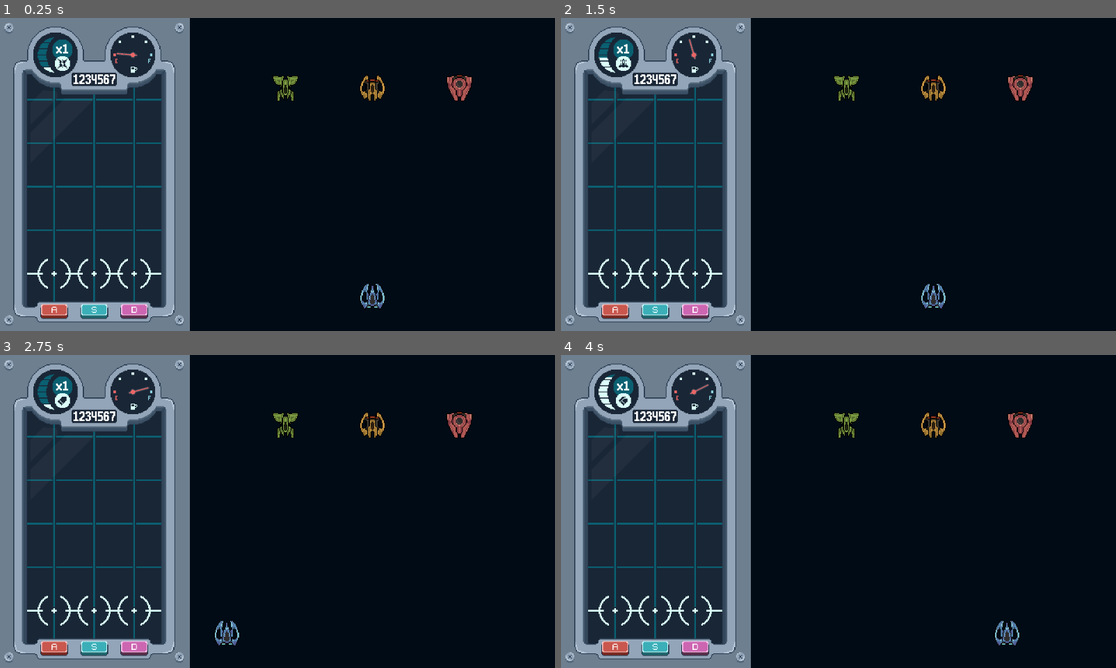
Above: before the commit, frames 1-4 (two rows, left to right).
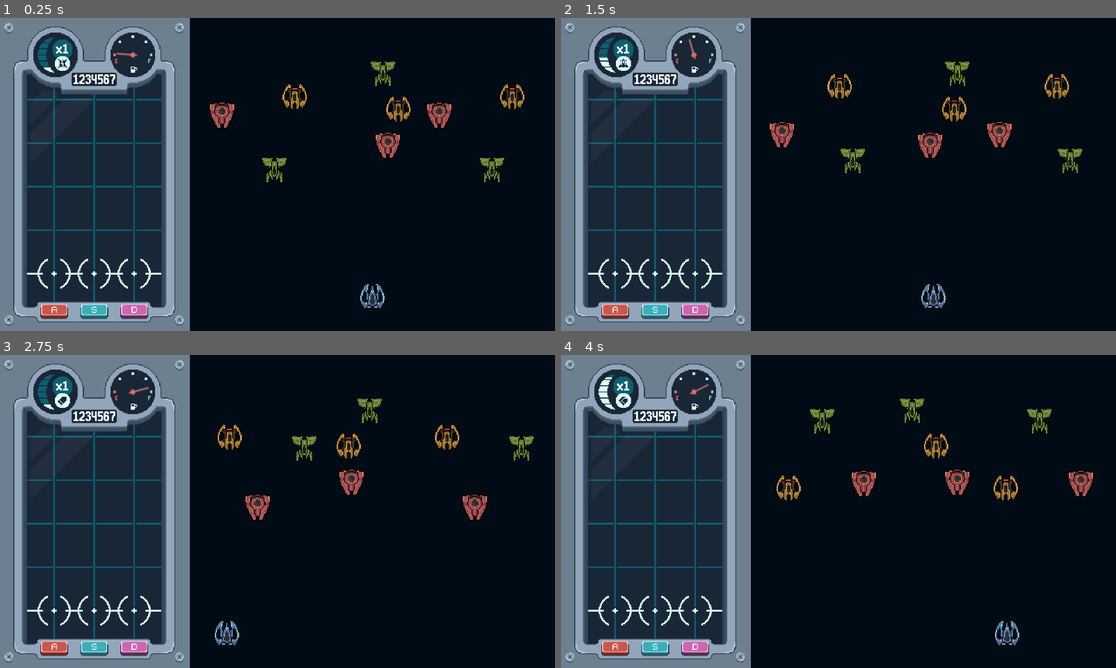
Above: after the commit, the same moments.

Repository: diego-acevedo/grabeaty
Game: Godot game, scene res://scenes/main.tscn
Same seed, same stepped clock (60 frames per second), same inputs: the game is played once before the commit and once after it.
Inputs:
- Up to frame 1 (0.25 s): no input
- Up to frame 2 (1.5 s): tap Enter (Pause) at 0.5 s; hold Right (move_right) 0.53-1.25 s; click "RESUME" at 1.25 s
- Up to frame 3 (2.75 s): hold Left (move_left) from 2.03 s (still down)
- Up to frame 4 (4 s): release Left (move_left) at 2.78 s; hold Right (move_right) from 2.78 s (still down)

The runs differ from the first frame. In frame 1, 2.3% of the frame differs, in the area x 37-95%, y 13-53%; in frame 2, 2.3%; in frame 3, 2.3%; in frame 4, 2.4%, in the area x 38-96%, y 13-47%.

Commit message:
feat: add movement patterns for enemies

Diff:
--- /dev/null
+++ b/scenes/shooter/characters/enemies/patterns/circle.tscn
@@ -0,0 +1,6 @@
+[gd_scene load_steps=2 format=3 uid="uid://rf5js4ermp4"]
+
+[ext_resource type="Script" path="res://scripts/shooter/characters/patterns/circle.gd" id="1_crp45"]
+
+[node name="Circle" type="Node2D"]
+script = ExtResource("1_crp45")
--- /dev/null
+++ b/scenes/shooter/characters/enemies/patterns/linear.tscn
@@ -0,0 +1,7 @@
+[gd_scene load_steps=2 format=3 uid="uid://1fsawt2a4g77"]
+
+[ext_resource type="Script" path="res://scripts/shooter/characters/patterns/linear.gd" id="1_k7yn0"]
+
+[node name="Linear" type="Node2D"]
+script = ExtResource("1_k7yn0")
+width = 50
--- a/scenes/shooter/shooter.tscn
+++ b/scenes/shooter/shooter.tscn
@@ -1,10 +1,12 @@
-[gd_scene load_steps=7 format=3 uid="uid://bgg8kc0il1xyh"]
+[gd_scene load_steps=9 format=3 uid="uid://bgg8kc0il1xyh"]
 
 [ext_resource type="PackedScene" uid="uid://cbhabtj12l8cd" path="res://scenes/shooter/characters/player/player.tscn" id="1_memmo"]
 [ext_resource type="Script" path="res://scripts/shooter/shooter.gd" id="1_xas88"]
 [ext_resource type="PackedScene" uid="uid://dq6pu4hm4bqav" path="res://scenes/shooter/characters/enemies/enemy_1.tscn" id="2_wqiss"]
 [ext_resource type="PackedScene" uid="uid://ce0q61f8uhu4d" path="res://scenes/shooter/characters/enemies/enemy_2.tscn" id="3_m2700"]
+[ext_resource type="PackedScene" uid="uid://rf5js4ermp4" path="res://scenes/shooter/characters/enemies/patterns/circle.tscn" id="3_ys0ln"]
 [ext_resource type="PackedScene" uid="uid://c75gnfrt2jnmh" path="res://scenes/shooter/characters/enemies/enemy_3.tscn" id="4_ino3g"]
+[ext_resource type="PackedScene" uid="uid://1fsawt2a4g77" path="res://scenes/shooter/characters/enemies/patterns/linear.tscn" id="7_qexoa"]
 
 [sub_resource type="WorldBoundaryShape2D" id="WorldBoundaryShape2D_ggyup"]
 
@@ -15,14 +17,19 @@
 position = Vector2(0, 120)
 collision_mask = 2
 
-[node name="Enemy1" parent="." instance=ExtResource("2_wqiss")]
-position = Vector2(-100, -120)
+[node name="Circle" parent="." instance=ExtResource("3_ys0ln")]
+position = Vector2(-125, -75)
+enemiesScenes = Array[PackedScene]([ExtResource("2_wqiss"), ExtResource("3_m2700"), ExtResource("4_ino3g")])
 
-[node name="Enemy2" parent="." instance=ExtResource("3_m2700")]
-position = Vector2(0, -120)
+[node name="Circle2" parent="." instance=ExtResource("3_ys0ln")]
+position = Vector2(125, -75)
+enemiesScenes = Array[PackedScene]([ExtResource("2_wqiss"), ExtResource("3_m2700"), ExtResource("4_ino3g")])
 
-[node name="Enemy3" parent="." instance=ExtResource("4_ino3g")]
-position = Vector2(100, -120)
+[node name="Linear" parent="." instance=ExtResource("7_qexoa")]
+position = Vector2(0, -75)
+width = 30
+height = 125
+enemiesScenes = Array[PackedScene]([ExtResource("2_wqiss"), ExtResource("3_m2700"), ExtResource("4_ino3g")])
 
 [node name="Limits" type="Node2D" parent="."]
 
--- a/scripts/shooter/characters/enemy.gd
+++ b/scripts/shooter/characters/enemy.gd
@@ -1,6 +1,8 @@
 class_name Enemy
 extends CharacterBody2D
 var health = 20
+
+signal dead(unit)
 
 func _ready() -> void:
 	scale.y = -1
@@ -12,4 +14,5 @@
 		die()
 
 func die():
+	dead.emit(self)
 	queue_free()  # Desaparecer la escena de la bala cuando el enemigo no tenga vida
--- /dev/null
+++ b/scripts/shooter/characters/patterns/circle.gd
@@ -0,0 +1,21 @@
+extends Pattern
+
+@export var width: int = 50
+@export var height: int = 50
+var angles: Array[float] = []
+
+func _ready() -> void:
+	super._ready()
+	for i in range(enemies.size()):
+		var enemy = enemies[i]
+		angles.append(2 * PI / enemiesScenes.size() * i)
+		enemy.position.x = width * sin(angles[i])
+		enemy.position.y = height * cos(angles[i])
+
+func _physics_process(delta: float) -> void:
+	for i in range(enemies.size()):
+		var enemy = enemies[i]
+		var radius = sqrt(pow(width * sin(angles[i]), 2) + pow(height * cos(angles[i]), 2))
+		angles[i] += speed / radius * delta
+		enemy.position.x = width * sin(angles[i])
+		enemy.position.y = height * cos(angles[i])
--- /dev/null
+++ b/scripts/shooter/characters/patterns/linear.gd
@@ -0,0 +1,19 @@
+extends Pattern
+
+@export var width: int = 100
+@export var height: int = 200
+@export var angles: Array[float]
+
+func _ready() -> void:
+	super._ready()
+	for i in range(enemies.size()):
+		var enemy = enemies[i]
+		angles.append(PI / enemiesScenes.size() * i)
+		enemy.position.x = width * i / enemies.size() - (width / 2)
+		enemy.position.y = height * i / enemies.size() - (height / 2)
+
+func _physics_process(delta: float) -> void:
+	for i in range(enemies.size()):
+		var enemy = enemies[i]
+		angles[i] += speed / width * delta
+		enemy.position.x = width * sin(angles[i])
--- /dev/null
+++ b/scripts/shooter/characters/patterns/pattern.gd
@@ -0,0 +1,16 @@
+extends Node2D
+class_name Pattern
+
+@export var enemiesScenes: Array[PackedScene]
+@export var speed: float = 50
+var enemies: Array[Enemy] = []
+
+func _ready() -> void:
+	for i in range(enemiesScenes.size()):
+		var enemy: Enemy = enemiesScenes[i].instantiate()
+		enemy.dead.connect(_remove_dead_unit)
+		add_child(enemy)
+		enemies.append(enemy)
+
+func _remove_dead_unit(unit):
+	enemies.erase(unit)
